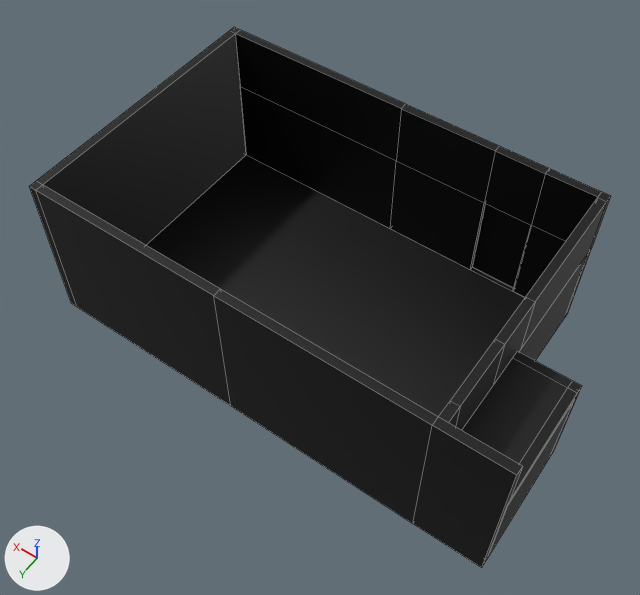
Two versions of the Blender file models/room.blend, one commit apart.
Camera for both pictures: a 50 mm lens placed at (-1.2, 1.67, 2.69), pointed at (-0.09, 0.12, 0.25). Lighting does not change. The marker at lower left points along +X, +Y and +Z. Mesh edges are drawn as thin lines. The same objects are shown in both versions, whatever each file hides.
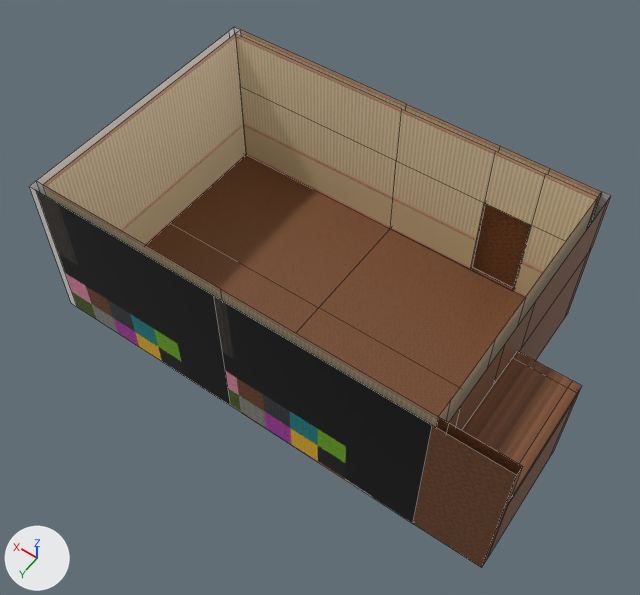
Diff of the bpy script that builds the scene:
```diff
--- a/models/room.blend.py
+++ b/models/room.blend.py
@@ img_image @@
+img_image = load_image('Image', '_unpacked/room.png', 512, 512, 'sRGB')
@@ mat_room @@
+mat_room = bpy.data.materials.new('room')
+# uses the picture img_image
@@ me_plane @@
 # used by ob_plane; location = (0.0, 0.0, 0.0)
-me_plane.from_pydata(...)  # 111 vertices, 105 faces; spans x -1.0..0.78, y -0.53..0.53, z 0.0..0.62
+me_plane.from_pydata(...)  # 116 vertices, 93 faces; spans x -1.0..0.78, y -0.53..0.53, z 0.0..0.62
+# me_plane part 1
+# 16 faces are deleted
+# 5 vertices are added at (0.0, -0.5, 0.0), (0.0, 0.5, 0.0), (0.75, 0.0, 0.0), (-0.75, 0.0, 0.0), (0.0, 0.0, 0.0)
+# 4 new faces join them
+# me_plane part 2: 8 kept faces spanning x -0.97..0.78, y -0.53..0.53, z 0.0..0.62 get new texture (UV) coordinates
+# me_plane part 3: 89 faces spanning x -1.0..0.78, y -0.53..0.53, z 0.0..0.62 switch from mat_room_png to mat_room
@@ me_plane_001 @@
 me_plane_001.from_pydata(...)  # 8 vertices, 6 faces; spans x -0.562..-0.375, y -0.519..-0.512, z 0.0..0.375
-me_plane_001.materials.append(mat_room_png)
+me_plane_001.materials.append(mat_room)
```

Boxes [x1, y1, x2, y2] around the edits, measured in the pictures (640 x 595 px):
'Plane.001', recoloured (black to brown)
    both: [472, 203, 531, 289]
part 1 of me_plane, cut back
    before: [30, 27, 610, 475]
    after: [147, 155, 525, 417]
part 2 of me_plane, surface changed
    both: [214, 296, 432, 523]
part 3 of me_plane, recoloured (black to brown)
    both: [29, 34, 611, 568]
